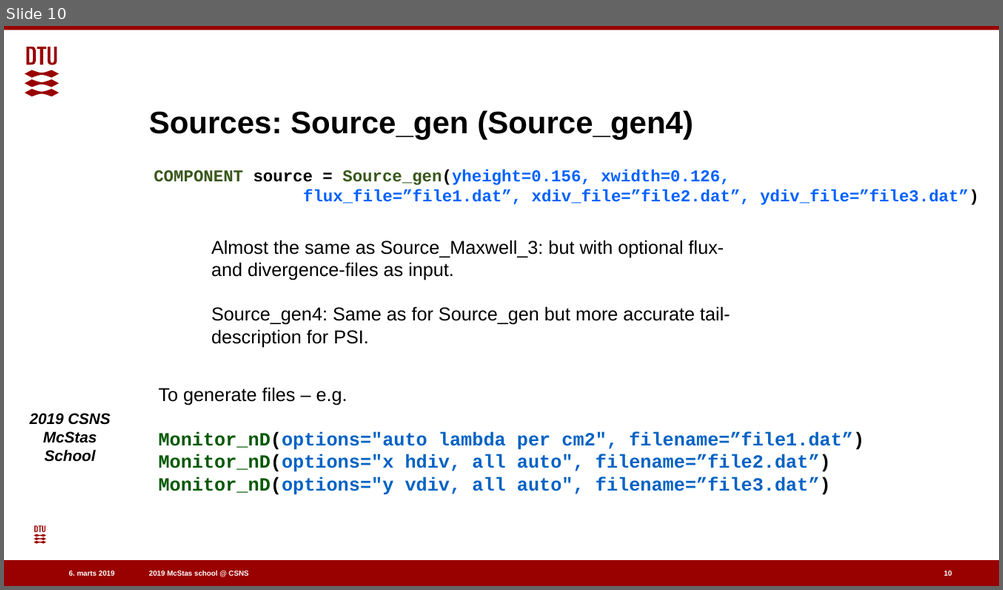
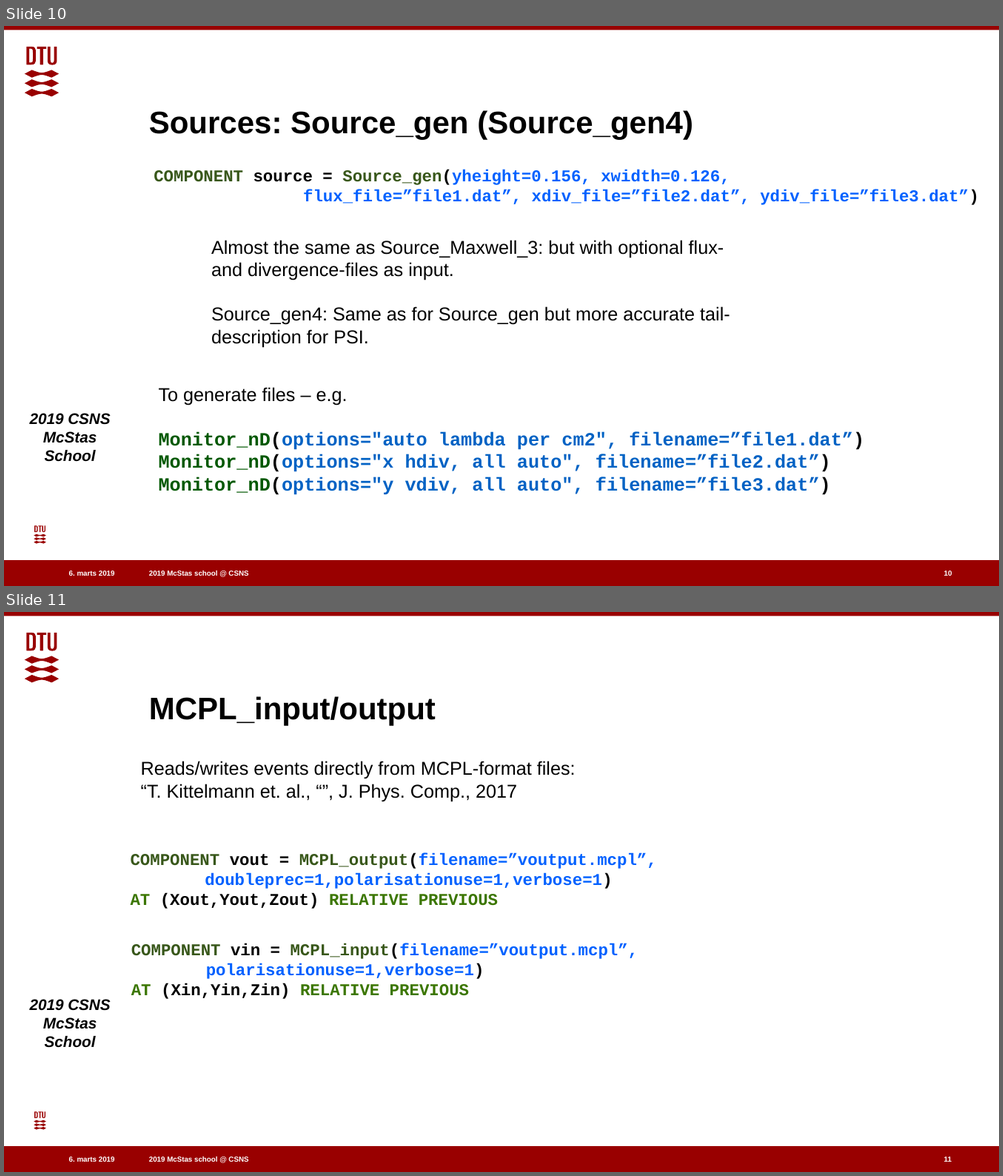
Before and after one commit to eddymaoui/Schools, a slide deck: CSNS_March_2019/1_Monday_March_25th/2_Sources_and_Monitors_2.odp. Shown one above the other, each under a label of ours: slide 10 before the commit, slides 10 and 11 after it. The pictures are 1003x590 and 1003x1176 pixels, drawn with LibreOffice and Linux fonts; fonts in the diff are those of the drawing; background and template pictures are left out. Boxes give left, top, right and bottom in pixels: in the first picture for what was removed or moved away, otherwise in the second. Text is boxed around its words. In the diff, an @@ line names an element or a change of style, - is before the commit and + after.

Commit message:
added MCPL

```diff
--- a/CSNS_March_2019/1_Monday_March_25th/2_Sources_and_Monitors_2.odp
+++ b/CSNS_March_2019/1_Monday_March_25th/2_Sources_and_Monitors_2.odp
@@ slide 11 added at (4,612,999,1172), background #FFFFFF; not listed: 7 template elements that a slide beside it also shows @@
@@ title added at (149,696,435,726), 30 pt, text #000000, bold @@
+MCPL_input/output
@@ text added at (141,761,575,801), 18 pt, text #000000 @@
+Reads/writes events directly from MCPL-format files:
+“T. Kittelmann et. al., “”, J. Phys. Comp., 2017
@@ text added at (131,853,657,909), 16 pt, text #0061FF, bold @@
+COMPONENT vout = MCPL_output(filename=”voutput.mcpl”,
+doubleprec=1,polarisationuse=1,verbose=1)
+AT (Xout,Yout,Zout) RELATIVE PREVIOUS
@@ text added at (131,944,638,999), 16 pt, text #0061FF, bold @@
+COMPONENT vin = MCPL_input(filename=”voutput.mcpl”,
+polarisationuse=1,verbose=1)
+AT (Xin,Yin,Zin) RELATIVE PREVIOUS
@@ page number added at (944,1157,951,1162), 7 pt, text #FFFFFF, bold @@
+11
```
Also in this commit, not shown: 2 slides changed, 2 other slides added, 1 slide removed, 1 other file.
